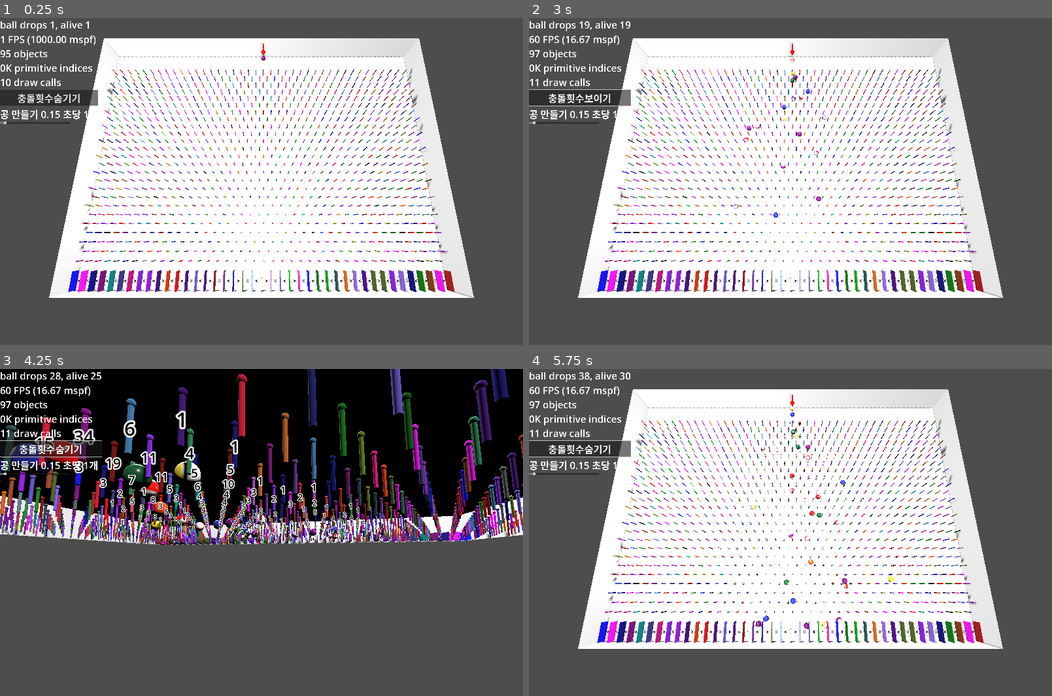
Above: before the commit, frames 1-4 (two rows, left to right).
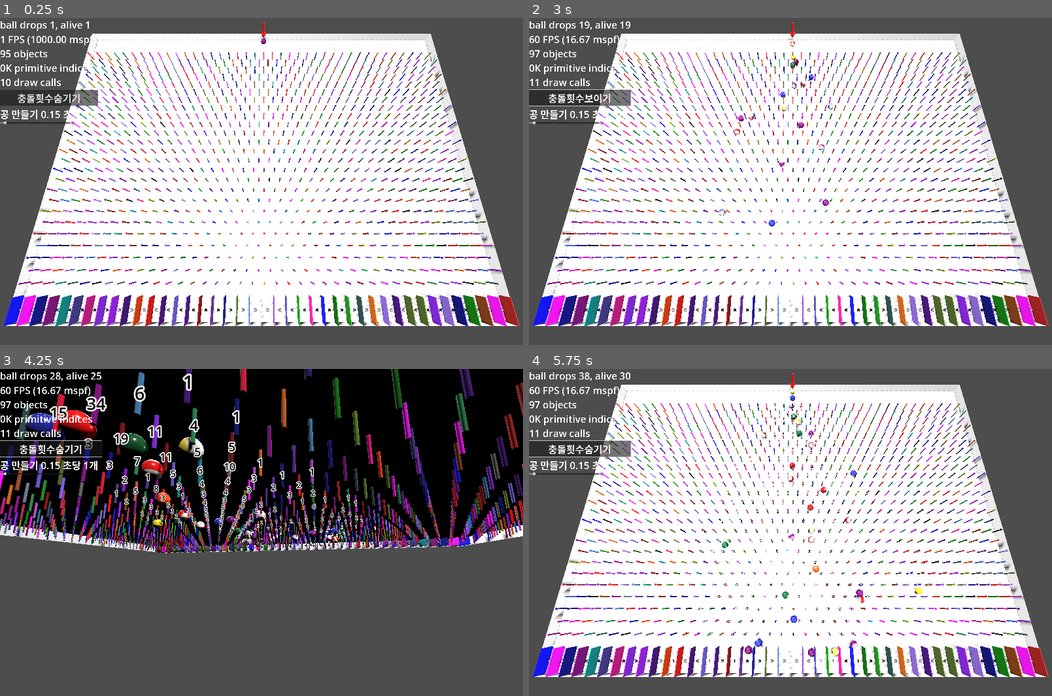
Above: after the commit, the same moments.

Repository: kasworld/gd4pinball
Game: Godot game, scene res://main.tscn
The game is run twice, just before and just after one commit, with the same random seed, the same clock (stepped at 60 frames per second) and the same inputs.
Inputs (mouse positions are in pixels of both pictures, inside the frame that each line leads up to):
- Up to frame 1 (0.25 s): no input
- Up to frame 2 (3 s): click "충돌횟수숨기기" at 0.5 s; click "충돌횟수보이기" at 1.25 s; tap Enter at 2, 2.1 s; move the mouse to (905, 165) at 2.02 s; hold Right 2.03-2.78 s; click (905, 165) at 2.17 s; move the mouse to (685, 197) at 2.77 s; hold Left from 2.78 s (still down); tap 1 at 2.85 s
- Up to frame 3 (4.25 s): move the mouse to (313, 460) at 3.52 s; release Left at 3.53 s; hold Right from 3.53 s (still down); tap Enter at 3.6 s
- Up to frame 4 (5.75 s): move the mouse to (764, 597) at 4.27 s; tap 1 at 4.35 s; click (764, 597) at 4.42 s; move the mouse to (947, 581) at 5.02 s; release Right at 5.03 s; hold Left from 5.03 s (still down); tap Enter at 5.1 s

The runs differ from the first frame. In frame 1, 27% of the frame differs, in the area x 0-100%, y 1-95%; in frame 2, 27%; in frame 3, 25%; in frame 4, 27%.

Commit message:
WorldSize by BallRadius

Diff:
--- a/global/config.gd
+++ b/global/config.gd
@@ -1,6 +1,9 @@
 extends Node
 
-const WorldSize := Vector3(40,3,30)
+const BallRadius := 0.3
+
+
+const WorldSize := Vector3(40,BallRadius*3,30)
 
 const BottomSize := Vector2(WorldSize.x, WorldSize.z)
 const BottomCenter := Vector3(WorldSize.x/2, 0, WorldSize.z/2)
@@ -14,7 +17,6 @@
 const NorthCenter := Vector3(WorldSize.x/2, WorldSize.y/2, 0)
 const SouthCenter := Vector3(WorldSize.x/2, WorldSize.y/2, WorldSize.z)
 
-const BallRadius := 0.3
 
 var tex_array = [
 	preload("res://BallTexture/ball1.tres"),
--- a/main.gd
+++ b/main.gd
@@ -89,8 +89,7 @@
 	update_label()
 	var t = Time.get_unix_time_from_system() /-3.0
 	if camera_move:
-		$Camera3D.position = Vector3(sin(t)*Config.WorldSize.x/2, sin(t)*Config.WorldSize.length()/3, cos(t)*Config.WorldSize.z/2) + Config.WorldSize/2
-		#$Camera3D.look_at(Config.WorldSize/2)
+		$Camera3D.position = Vector3(sin(t)*Config.WorldSize.x/2, sin(t)*Config.BottomSize.length()/3, cos(t)*Config.WorldSize.z/2) + Config.WorldSize/2
 		$Camera3D.look_at(Config.BottomCenter)
 
 func update_label() -> void:
@@ -142,7 +141,7 @@
 		reset_camera_pos()
 
 func reset_camera_pos()->void:
-	$Camera3D.position = Vector3(Config.WorldSize.x/2, Config.WorldSize.length()/2, Config.WorldSize.z * 0.8)
+	$Camera3D.position = Vector3(Config.WorldSize.x/2, Config.BottomSize.length()*0.4, Config.WorldSize.z * 0.8)
 	$Camera3D.look_at(Vector3(Config.WorldSize.x/2,0,Config.WorldSize.z*0.6))
 	$Camera3D.far = Config.WorldSize.length()
 
